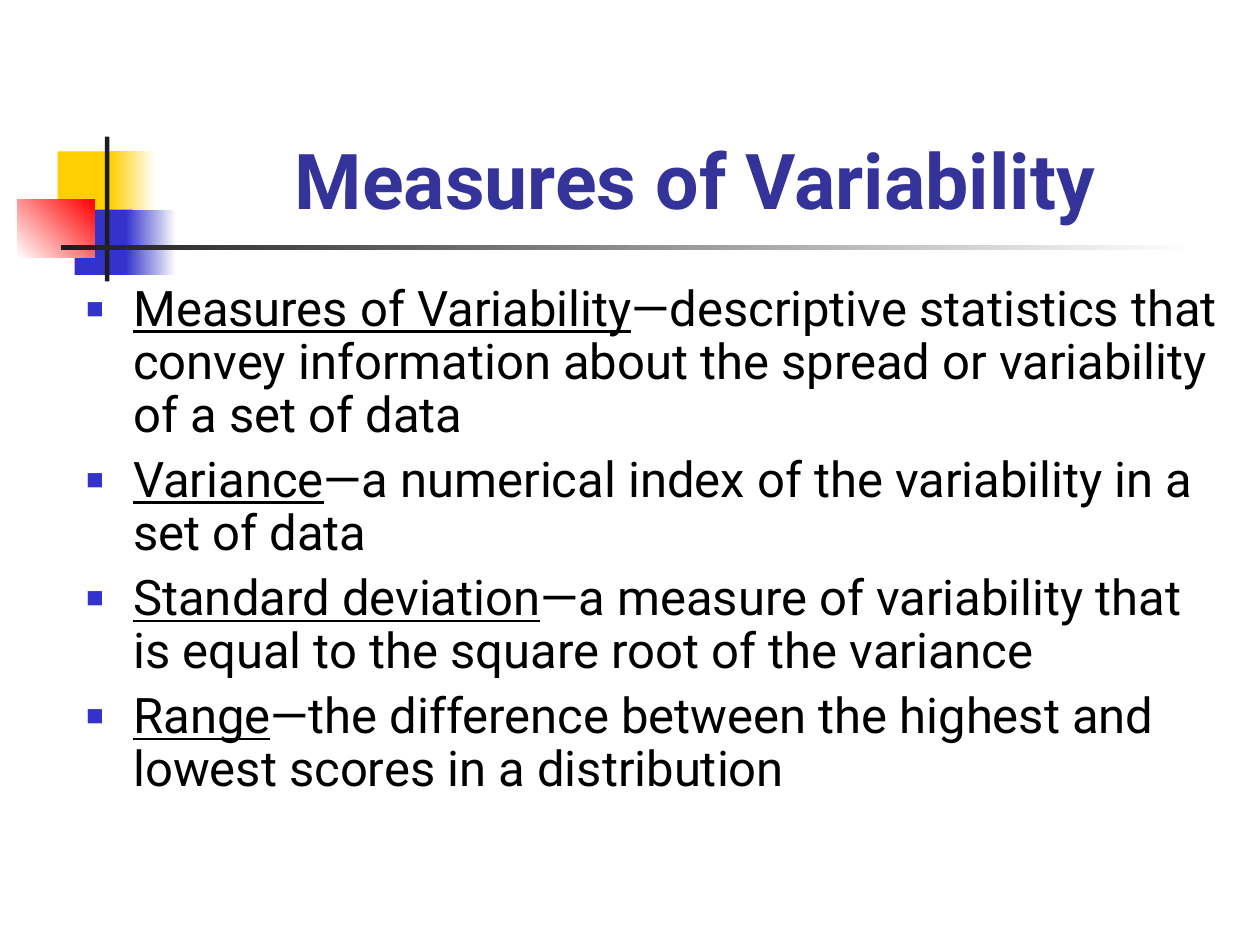
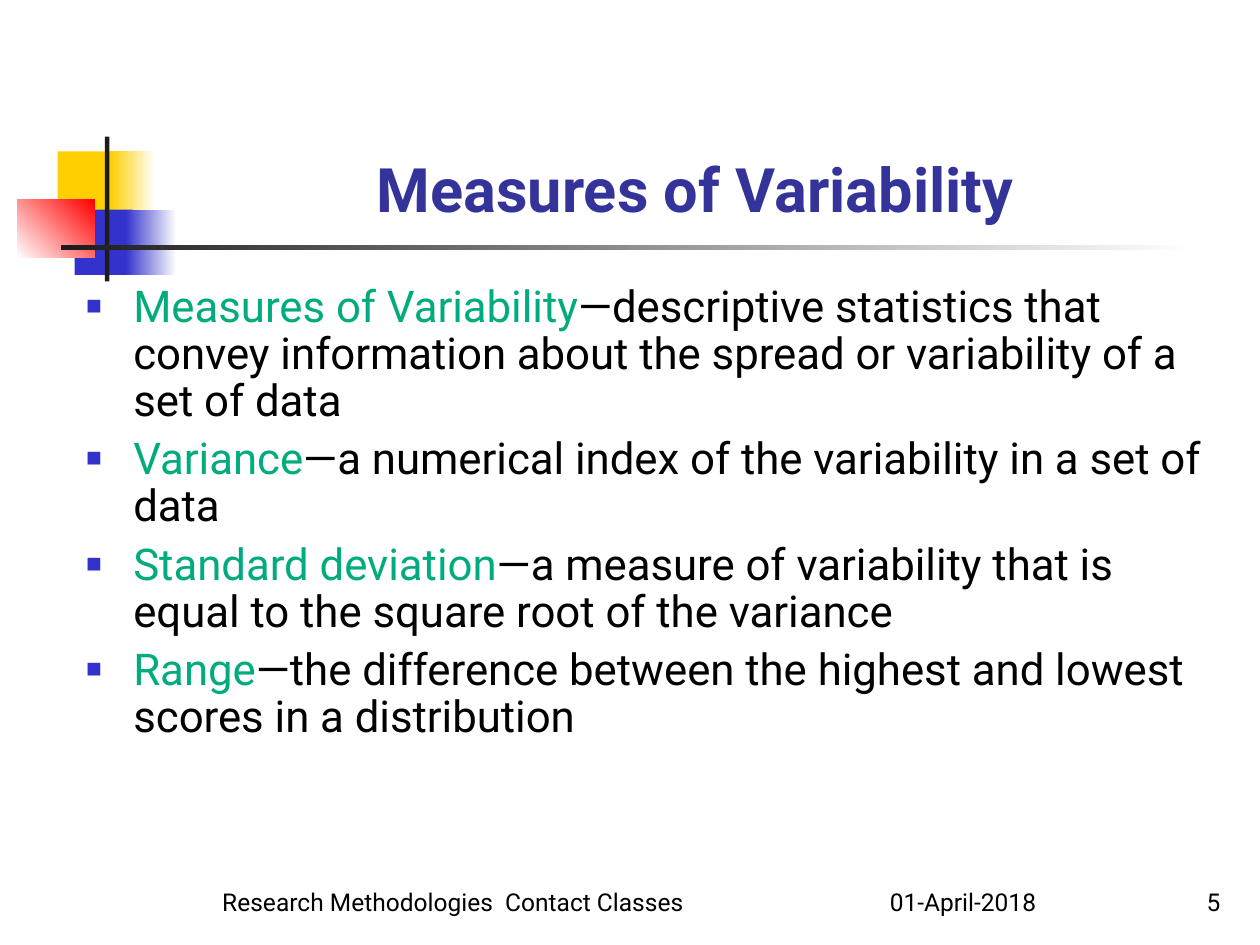
Before and after one commit to serializability/Research-Talk, a slide deck: slide 5 of Univariate Data Analysis.ppt. Drawn at 1260x945 pixels with LibreOffice and Linux fonts; fonts in the diff are those of the drawing. Boxes give left, top, right and bottom in pixels: in the first picture for what was removed or moved away, otherwise in the second. Text is boxed around its words. In the diff, an @@ line names an element or a change of style, - is before the commit and + after.

```diff
--- a/Univariate Data Analysis.ppt
+++ b/Univariate Data Analysis.ppt
@@ title "Measures of Variability" at (x1=377, y1=165, x2=1014, y2=225): size 44 to 35 pt @@
@@ text "Measures of Variability—descriptive statistics that ..." at (x1=133, y1=288, x2=1200, y2=733): size 28 to 25 pt; text colour #000000 to #00AB7E, underline off in "Measures of Variability—descriptive", "Variance—a", "Standard deviation—a", "Range—the" @@
@@ text added at (x1=222, y1=892, x2=1036, y2=916), 14 pt, text #000000 @@
+Research Methodologies Contact Classes 01-April-2018
@@ page number added at (x1=1207, y1=893, x2=1221, y2=912), 14 pt, text #000000 @@
+5
```
Also in this commit, not shown: 7 other slides changed, 6 slides added, 1 slide removed.
